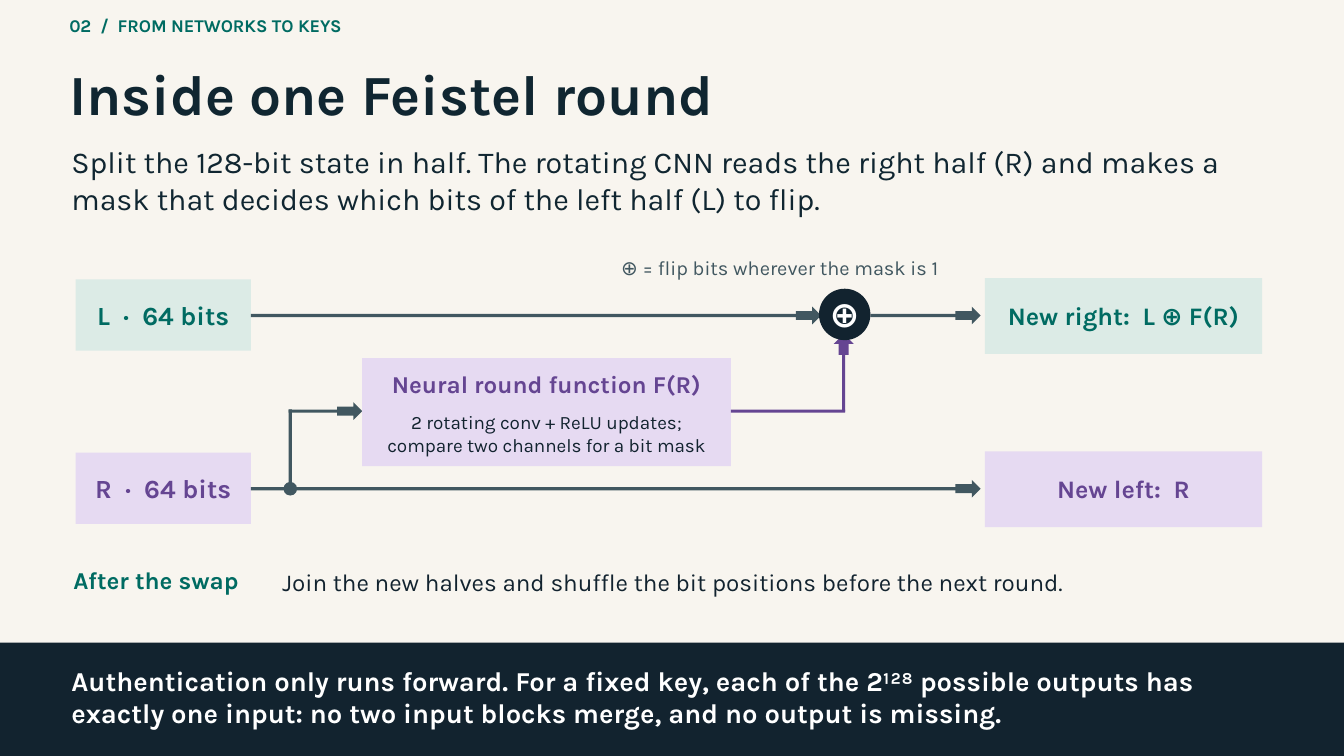
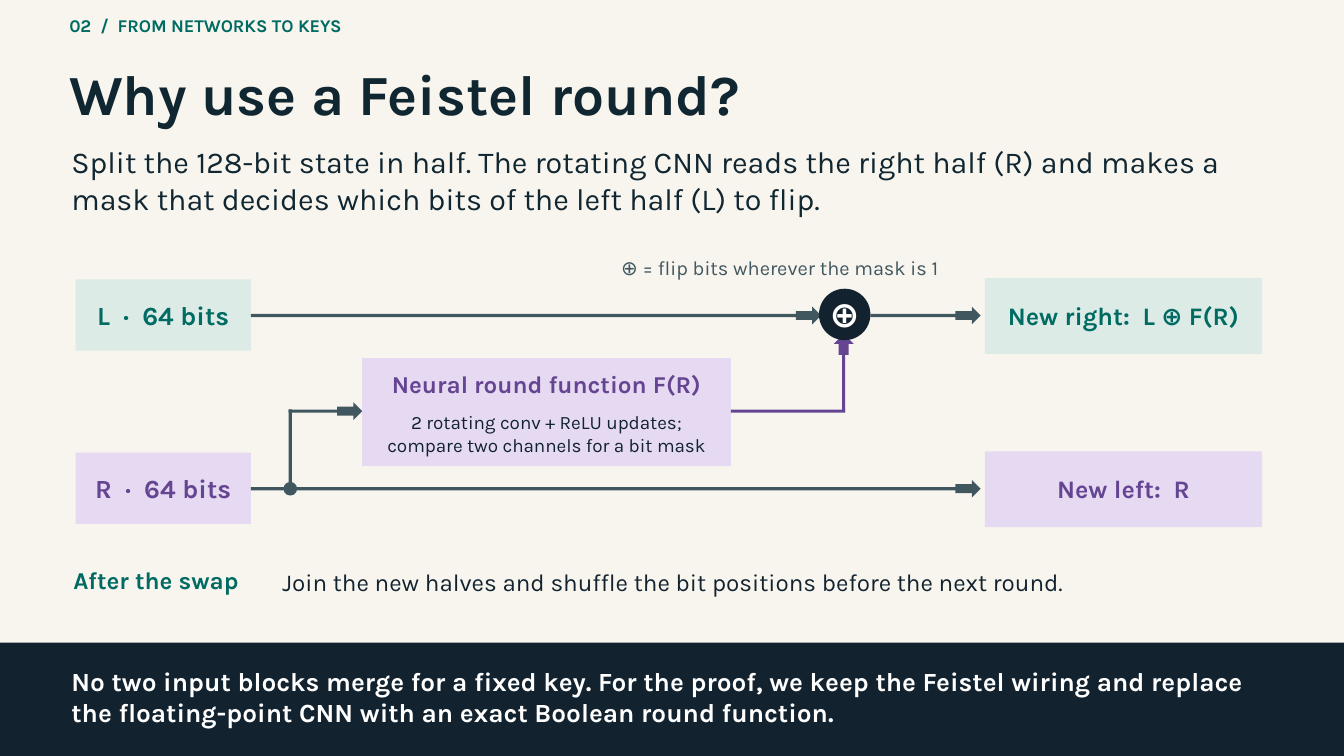
Before and after one commit to magnux/neural_cryptography, a slide deck: slide 10 of docs/presentation/neural-cryptography.pptx. Drawn at 1344x756 pixels with LibreOffice and Linux fonts; fonts in the diff are those of the drawing. Boxes give left, top, right and bottom in pixels: in the first picture for what was removed or moved away, otherwise in the second. Text is boxed around its words. In the diff, an @@ line names an element or a change of style, - is before the commit and + after.

```diff
--- a/docs/presentation/neural-cryptography.pptx
+++ b/docs/presentation/neural-cryptography.pptx
@@ text at (69,74,739,129): text changed @@
-Inside one Feistel round
+Why use a Feistel round?
@@ text at (71,672,1242,729): text changed; size 19.5 to 18.8 pt @@
-Authentication only runs forward. For a fixed key, each of the 2¹²⁸ possible outputs has exactly one input: no two input blocks merge, and no output is missing.
+No two input blocks merge for a fixed key. For the proof, we keep the Feistel wiring and replace the floating-point CNN with an exact Boolean round function.
```
Also in this commit, not shown: 27 other slides changed, 1 other file.
